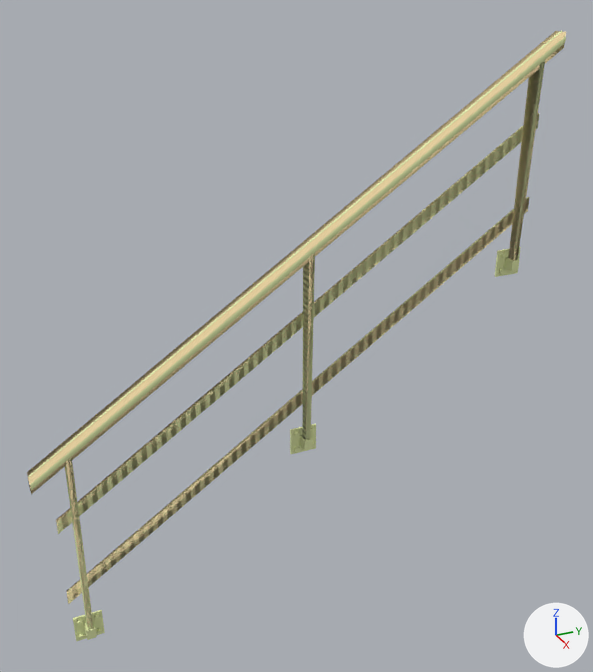
What one commit did to the Blender file src/props_spytech/spytech_railing04a.blend.
Before and after are seen from a camera (50 mm lens) standing at (133.8, -61.8, 90.7) and looking at (0.5, -1.8, 24.1). Lighting does not change. The marker at lower right points along +X, +Y and +Z.

In view in the first picture: 'spytech_railing04a_physics', 'spytech_railing04a_reference'.
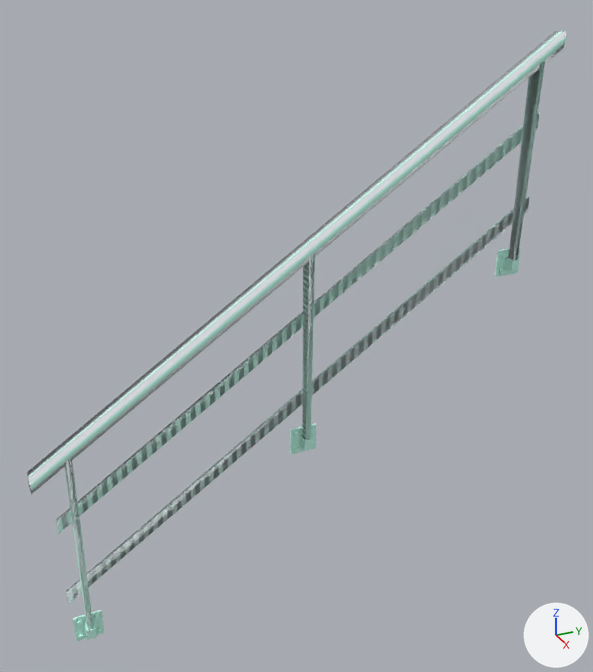
The change, as a list of edits to the scene's bpy script:
```text
Change mat_spytech_railing:
    mat_spytech_railing.base_color: (0.767, 0.83, 0.426) -> (0.584, 0.984, 0.854)  # green #e3ebaf -> green #c9fdee
Change mat_phy:
    mat_phy.base_color: (0.904, 0.731, 0.402) -> (0.756, 0.808, 0.837)  # beige #f4deaa -> white #e1e8ec
```

Location of each change, [x1, y1, x2, y2] in pixels of the pictures (593 x 672 px):
'spytech_railing04a_physics', recoloured (beige to white)
    both: [27, 31, 566, 627]
'spytech_railing04a_reference', recoloured
    both: [28, 31, 566, 641]
